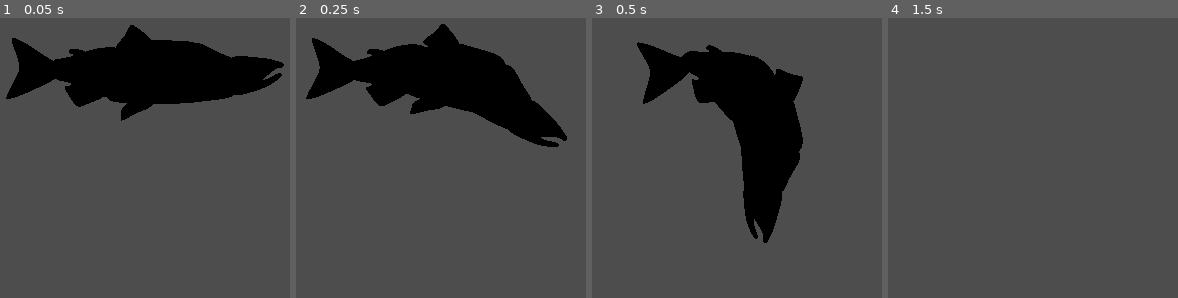
Above: before the commit, frames 1-4 (left to right).
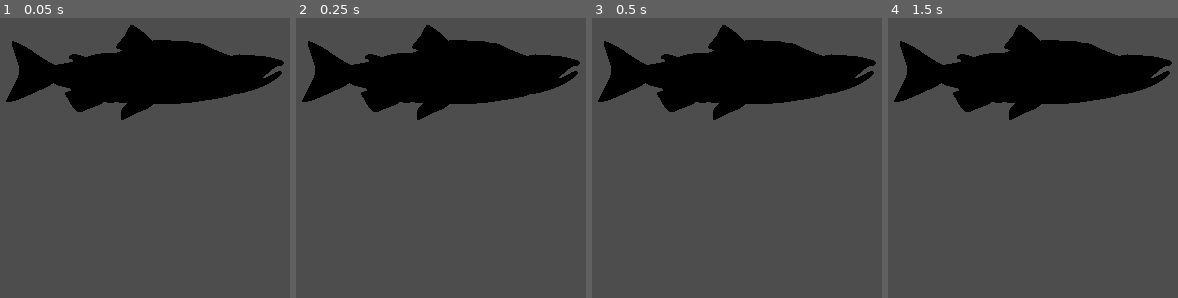
Above: after the commit, the same moments.

Repository: AugustRossano/Big-Salmon
Game: Godot game, scene res://VHTest.tscn
The game is run twice, just before and just after one commit, with the same random seed, the same clock (stepped at 60 frames per second) and the same inputs. This scene is started directly instead of the project's main scene.
Inputs (mouse positions are in pixels of both pictures, inside the frame that each line leads up to):
- Up to frame 1 (0.05 s): no input
- Up to frame 2 (0.25 s): no input
- Up to frame 3 (0.5 s): no input
- Up to frame 4 (1.5 s): move the mouse to (outside the picture) at 0.52 s; click (outside the picture) at 0.67 s; move the mouse to (outside the picture) at 1.27 s; click (outside the picture) at 1.42 s

The runs differ from the first frame. In frame 1, 1.7% of the frame differs, in the area x 2-98%, y 7-37%; in frame 2, 8.7%; in frame 3, 18%, in the area x 2-98%, y 2-81%; in frame 4, 16%.

Commit message:
i push

Diff:
--- a/Main.tscn
+++ b/Main.tscn
@@ -12,6 +12,10 @@
 [sub_resource type="SphereShape3D" id="SphereShape3D_a4fy5"]
 
 [sub_resource type="CapsuleShape3D" id="CapsuleShape3D_cgf2w"]
+
+[sub_resource type="BoxMesh" id="BoxMesh_x3bhr"]
+
+[sub_resource type="BoxMesh" id="BoxMesh_2g7dt"]
 
 [node name="Node3D" type="Node3D"]
 
@@ -84,7 +88,7 @@
 shape = SubResource("CapsuleShape3D_cgf2w")
 
 [node name="MeshInstance3D" type="MeshInstance3D" parent="SalmonDad/Bottom"]
-transform = Transform3D(-2, 0, 1.74846e-07, 0, 2, 0, -1.74846e-07, 0, -2, -0.136572, -0.117028, 0.14479)
+transform = Transform3D(-2, 0, 1.74846e-07, 0, 2, 0, -1.74846e-07, 0, -2, -0.137, -0.117, 0)
 mesh = ExtResource("5_yo2as")
 
 [node name="PinJoint3D4" type="PinJoint3D" parent="SalmonDad"]
@@ -106,4 +110,17 @@
 mesh = ExtResource("6_hetn3")
 
 [node name="Camera3D" type="Camera3D" parent="."]
-transform = Transform3D(1, 0, 0, 0, 1, 0, 0, 0, 1, 0, 0, 10)
+transform = Transform3D(1, 0, 0, 0, 1, 0, 0, 0, 1, 0, 0, 42)
+current = true
+fov = 40.0
+
+[node name="DirectionalLight3D" type="DirectionalLight3D" parent="."]
+transform = Transform3D(0.866025, 0, 0.5, 0, 1, 0, -0.5, 0, 0.866025, 0, 0, 31.1436)
+
+[node name="MeshInstance3D" type="MeshInstance3D" parent="."]
+transform = Transform3D(1, 0, 0, 0, -4.37114e-08, -1, 0, 1, -4.37114e-08, -10, 0, 0)
+mesh = SubResource("BoxMesh_x3bhr")
+
+[node name="MeshInstance3D2" type="MeshInstance3D" parent="."]
+transform = Transform3D(1, 0, 0, 0, -4.37114e-08, -1, 0, 1, -4.37114e-08, -16, 0, 0)
+mesh = SubResource("BoxMesh_2g7dt")
--- a/VHTest.tscn
+++ b/VHTest.tscn
@@ -1,5 +1,6 @@
-[gd_scene load_steps=9 format=3 uid="uid://cymkknq330qmf"]
+[gd_scene load_steps=10 format=3 uid="uid://cymkknq330qmf"]
 
+[ext_resource type="Script" path="res://force.gd" id="1_iwrnv"]
 [ext_resource type="ArrayMesh" uid="uid://blplm1sk4p4yb" path="res://Models/salmonHead.obj" id="2_jk1n4"]
 [ext_resource type="ArrayMesh" uid="uid://163g6kggjp3d" path="res://Models/salmonTop.obj" id="3_yvrbq"]
 [ext_resource type="ArrayMesh" uid="uid://dgjfvj6tlg3gu" path="res://Models/salmonMiddle.obj" id="4_pncou"]
@@ -21,9 +22,8 @@
 axis_lock_linear_z = true
 axis_lock_angular_x = true
 axis_lock_angular_y = true
-gravity_scale = 8.0
-constant_force = Vector3(5, 5, 0)
-constant_torque = Vector3(0, 0, 4)
+gravity_scale = 0.0
+script = ExtResource("1_iwrnv")
 
 [node name="CollisionShape3D" type="CollisionShape3D" parent="SalmonDad/Head"]
 transform = Transform3D(-4.37114e-08, -1, 0, 1, -4.37114e-08, 0, 0, 0, 1, -1, 0, 0)
@@ -41,6 +41,7 @@
 
 [node name="Top" type="RigidBody3D" parent="SalmonDad"]
 transform = Transform3D(1, 0, 0, 0, 1, 0, 0, 0, 1, 2, 0, 0)
+gravity_scale = 0.0
 
 [node name="CollisionShape3D" type="CollisionShape3D" parent="SalmonDad/Top"]
 transform = Transform3D(-4.37114e-08, -1, 0, 1, -4.37114e-08, 0, 0, 0, 1, -0.5, 0, 0)
@@ -65,7 +66,7 @@
 shape = SubResource("CapsuleShape3D_cgf2w")
 
 [node name="MeshInstance3D" type="MeshInstance3D" parent="SalmonDad/Mid"]
-transform = Transform3D(-2, 0, 1.74846e-07, 0, 2, 0, -1.74846e-07, 0, -2, -0.001, 0.004, 0)
+transform = Transform3D(-2, 0, 1.74846e-07, 0, 2, 0, -1.74846e-07, 0, -2, -0.000836492, 0.00439799, -0.00275397)
 mesh = ExtResource("4_pncou")
 
 [node name="PinJoint3D3" type="PinJoint3D" parent="SalmonDad"]
@@ -75,7 +76,7 @@
 exclude_nodes_from_collision = false
 
 [node name="Bottom" type="RigidBody3D" parent="SalmonDad"]
-transform = Transform3D(1, 0, 0, 0, 1, 0, 0, 0, 1, -2, 0.189, 0)
+transform = Transform3D(1, 0, 0, 0, 1, 0, 0, 0, 1, -2, 0, -0.168241)
 gravity_scale = 0.0
 
 [node name="CollisionShape3D" type="CollisionShape3D" parent="SalmonDad/Bottom"]
@@ -83,7 +84,7 @@
 shape = SubResource("CapsuleShape3D_cgf2w")
 
 [node name="MeshInstance3D" type="MeshInstance3D" parent="SalmonDad/Bottom"]
-transform = Transform3D(-2, 0, 1.74846e-07, 0, 2, 0, -1.74846e-07, 0, -2, -0.137, -0.117, 0)
+transform = Transform3D(-2, 0, 1.74846e-07, 0, 2, 0, -1.74846e-07, 0, -2, -0.136572, -0.117028, 0.14479)
 mesh = ExtResource("5_a8rq3")
 
 [node name="PinJoint3D4" type="PinJoint3D" parent="SalmonDad"]
@@ -93,7 +94,7 @@
 exclude_nodes_from_collision = false
 
 [node name="Tail" type="RigidBody3D" parent="SalmonDad"]
-transform = Transform3D(1, 0, 0, 0, 1, 0, 0, 0, 1, -3.985, 0, 0)
+transform = Transform3D(1, 0, 0, 0, 1, 0, 0, 0, 1, -4, 0, -0.0383725)
 gravity_scale = 0.0
 
 [node name="CollisionShape3D" type="CollisionShape3D" parent="SalmonDad/Tail"]
@@ -101,9 +102,8 @@
 shape = SubResource("CapsuleShape3D_cgf2w")
 
 [node name="MeshInstance3D" type="MeshInstance3D" parent="SalmonDad/Tail"]
-transform = Transform3D(-2, 0, -1.74846e-07, 0, 2, 0, 1.74846e-07, 0, -2, 0.113118, 0.118114, 0)
+transform = Transform3D(-2, 0, -1.74846e-07, 0, 2, 0, 1.74846e-07, 0, -2, 0.113118, 0, 0)
 mesh = ExtResource("6_o737p")
 
 [node name="Camera3D" type="Camera3D" parent="."]
 transform = Transform3D(1, 0, 0, 0, 1, 0, 0, 0, 1, 0, 0, 10)
-current = true
--- a/project.godot
+++ b/project.godot
@@ -14,3 +14,8 @@
 run/main_scene="res://Main.tscn"
 config/features=PackedStringArray("4.2", "Forward Plus")
 config/icon="res://icon.svg"
+
+[display]
+
+window/size/mode=3
+window/size/resizable=false
Not shown: 1 places in Main.tscn that only renumber resources
